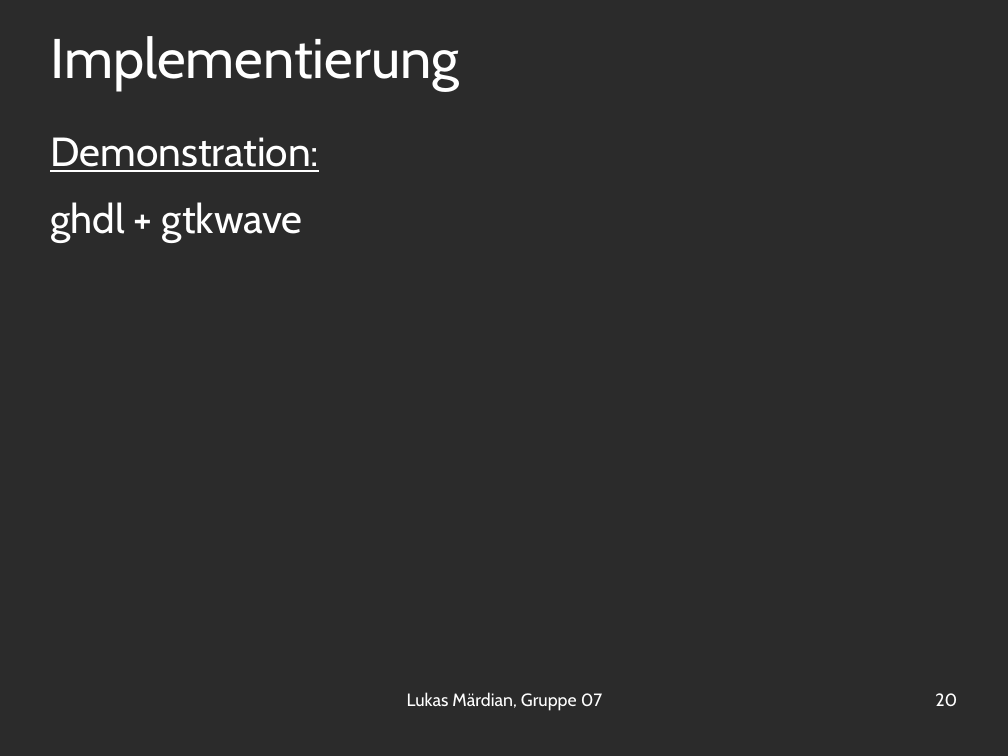
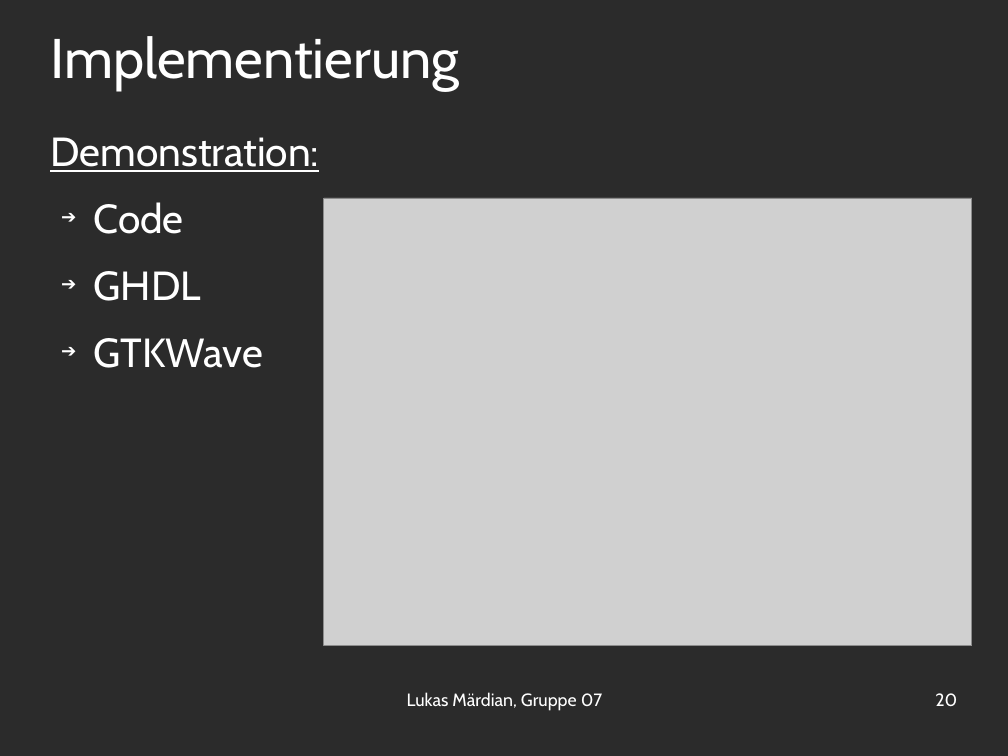
Before and after one commit to OrestTa/etip, a slide deck: slide 20 of Projekt1/Vortrag/vortrag1.odp. Drawn at 1008x756 pixels with LibreOffice and Linux fonts; fonts in the diff are those of the drawing; grey boxes stand for pictures; background and template pictures are left out; a plain dark background stands for a picture behind light text. Boxes give left, top, right and bottom in pixels: in the first picture for what was removed or moved away, otherwise in the second. Text is boxed around its words. In the diff, an @@ line names an element or a change of style, - is before the commit and + after.

Commit message:
Project1: update presentation

```diff
--- a/Projekt1/Vortrag/vortrag1.odp
+++ b/Projekt1/Vortrag/vortrag1.odp
@@ text at bbox=[94, 202, 263, 368]: text changed @@
-ghdl + gtkwave
+➔ Code
+➔ GHDL
+➔ GTKWave
@@ picture added at bbox=[324, 198, 972, 647] @@
```
Also in this commit, not shown: 1 other file.
